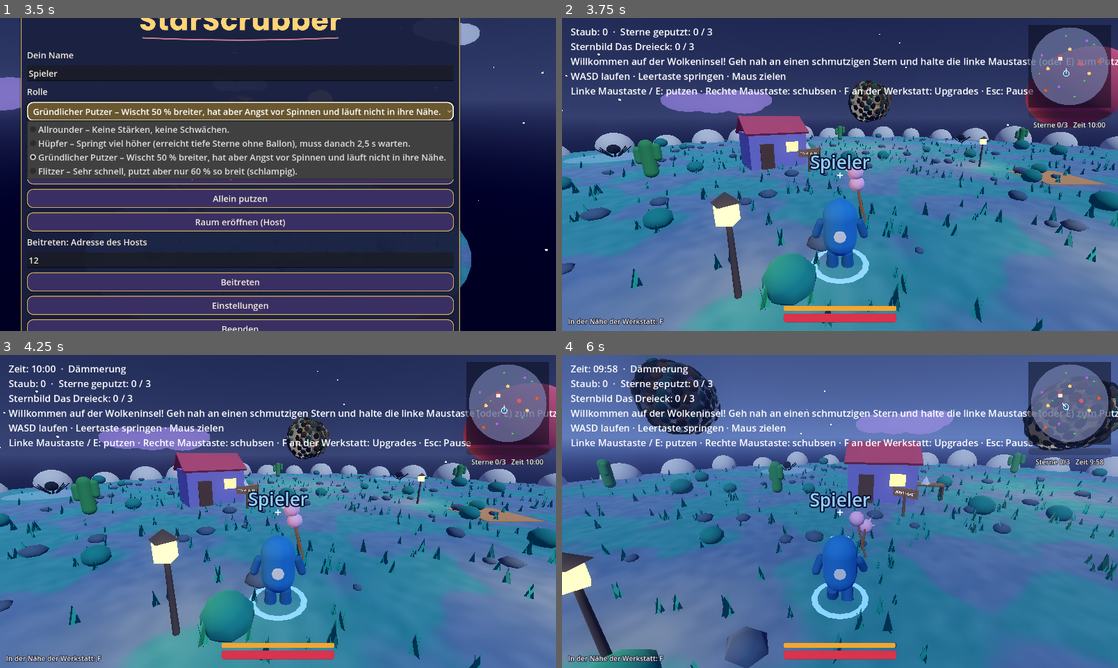
Above: before the commit, frames 1-4 (two rows, left to right).
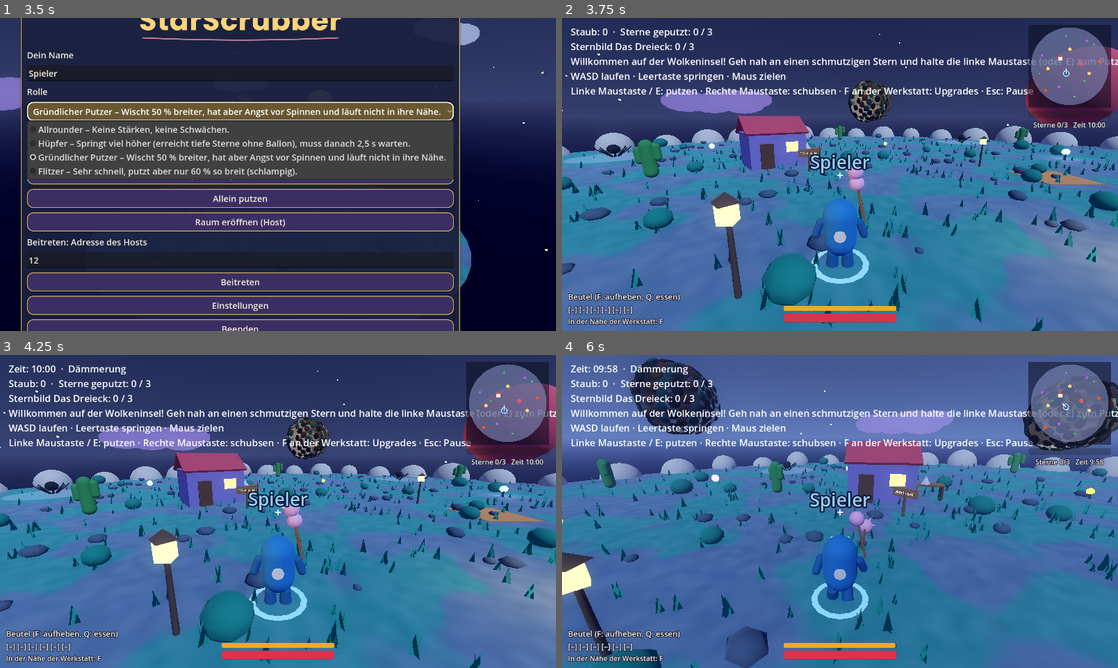
Above: after the commit, the same moments.

Repository: ClaudeAIDriven/sternenhausmeister
Game: Godot game, scene res://main.tscn
The game is run twice, just before and just after one commit, with the same random seed, the same clock (stepped at 60 frames per second) and the same inputs.
Inputs (mouse positions are in pixels of both pictures, inside the frame that each line leads up to):
- Up to frame 1 (3.5 s): click (239, 259) at 0.52 s; type "12" at 0.6 s; click "Allrounder – Keine Stärken, k…" at 1.25 s; click "Standard" at 2 s; click "Gründlicher Putzer – Wischt 5…" at 2.75 s
- Up to frame 2 (3.75 s): click "Allein putzen" at 3.5 s
- Up to frame 3 (4.25 s): no input
- Up to frame 4 (6 s): tap Enter at 4.25 s; move the mouse to (962, 495) at 4.27 s; press the mouse at (962, 495) at 4.28 s; hold D (move_right) 4.28-5.03 s; tap Space (jump) at 4.52, 5.27 s; tap F at 4.55, 5.1 s; move the mouse to (812, 511) at 5.02 s; release the mouse at (812, 511) at 5.03 s; hold W (move_forward) from 5.03 s (still down); click (812, 511) at 5.17 s; tap Q at 5.3, 5.85 s; move the mouse to (851, 505) at 5.77 s; press the mouse at (851, 505) at 5.78 s

Frame 1 is identical in both runs. In frame 2, 7.0% of the frame differs, in the area x 1-96%, y 39-100%; in frame 3, 7.1%; in frame 4, 7.2%, in the area x 0-100%, y 35-100%.

Commit message:
G-22: Früchte finden und Beutel
Co-Authored-By: Claude Sonnet 5.5 <noreply@anthropic.com>
Claude-Session: https://claude.ai/code/session_01UX1Hctu9R5SRB8V8tMhkJh

Diff:
--- a/TASKS/tasks.json
+++ b/TASKS/tasks.json
@@ -1422,7 +1422,7 @@
    "G-21"
   ],
   "size": "M",
-  "status": "open",
+  "status": "done",
   "goal": "Sträucher und Bäume tragen Sternbeeren, Mondäpfel und Wolkenpilze (wachsen nach 90 s nach). Aufheben mit F, 6 Inventarplätze, Essen mit Q. Leuchten leicht, damit man sie nachts findet.",
   "files": [
    "fruit.gd",
--- /dev/null
+++ b/fruit.gd
@@ -0,0 +1,74 @@
+class_name Fruit
+extends Node3D
+## G-22: Eine Frucht an einem Strauch/Baum. Leuchtet leicht, damit man sie nachts findet. Wächst nach REGROW Sekunden nach.
+## Der Host entscheidet, wer sie bekommt (World); hier steckt nur Aussehen und Nachwachs-Zeit.
+
+const REGROW := 90.0
+const KINDS := {
+	"sternbeere": {"name": "Sternbeere", "food": 15.0, "color": Color(1.0, 0.8, 0.25), "size": 0.2},
+	"mondapfel": {"name": "Mondapfel", "food": 30.0, "color": Color(0.7, 0.85, 1.0), "size": 0.28},
+	"wolkenpilz": {"name": "Wolkenpilz", "food": 45.0, "color": Color(0.95, 0.7, 0.95), "size": 0.3},
+}
+
+var kind := "sternbeere"
+var available := true
+var regrow_left := 0.0
+var _body: MeshInstance3D
+var _light: OmniLight3D
+
+
+static func food_value(k: String) -> float:
+	return float(KINDS.get(k, {}).get("food", 0.0))
+
+
+static func display_name(k: String) -> String:
+	return str(KINDS.get(k, {}).get("name", k))
+
+
+func _ready() -> void:
+	var d: Dictionary = KINDS.get(kind, KINDS["sternbeere"])
+	var m := StandardMaterial3D.new()
+	m.albedo_color = d["color"]
+	m.emission_enabled = true
+	m.emission = d["color"]
+	m.emission_energy_multiplier = 1.2
+	var s := SphereMesh.new()
+	s.radius = float(d["size"])
+	s.height = float(d["size"]) * 2.0
+	s.radial_segments = 10
+	s.rings = 6
+	_body = MeshInstance3D.new()
+	_body.mesh = s
+	_body.material_override = m
+	_body.position.y = 0.6
+	add_child(_body)
+	_light = OmniLight3D.new()
+	_light.light_color = d["color"]
+	_light.omni_range = 4.0
+	_light.light_energy = 0.5
+	_light.position.y = 0.6
+	add_child(_light)
+	_apply()
+
+
+func set_available(on: bool) -> void:
+	available = on
+	regrow_left = 0.0 if on else REGROW
+	_apply()
+
+
+## Host: Zeit weiterlaufen lassen. Gibt true zurück, wenn die Frucht in diesem Schritt nachgewachsen ist.
+func tick(delta: float) -> bool:
+	if available:
+		return false
+	regrow_left = maxf(regrow_left - delta, 0.0)
+	if regrow_left <= 0.0:
+		set_available(true)
+		return true
+	return false
+
+
+func _apply() -> void:
+	if _body != null:
+		_body.visible = available
+		_light.visible = available
--- a/hud.gd
+++ b/hud.gd
@@ -13,6 +13,10 @@
 var _puzzle_msg := ""    # Hinweis nach falscher Reihenfolge / Lösung
 var _puzzle_msg_left := 0.0
 var _since_refresh := 0.0
+var _inv_label: Label    # G-22: Beutel unten links, 6 Plätze
+var _msg_label: Label    # G-22: kurze Frucht-Meldung
+var _msg_left := 0.0
+var _world: World
 
 
 func _ready() -> void:
@@ -26,6 +30,23 @@
 	cross.set_anchors_preset(Control.PRESET_CENTER)
 	cross.position = Vector2(-8, -18)
 	add_child(cross)
+	_inv_label = Label.new()
+	_inv_label.set_anchors_preset(Control.PRESET_BOTTOM_LEFT)
+	_inv_label.offset_left = 14
+	_inv_label.offset_top = -92
+	_inv_label.add_theme_font_size_override("font_size", 18)
+	_inv_label.add_theme_color_override("font_color", Palette.UI_IVORY)
+	_inv_label.add_theme_color_override("font_outline_color", Palette.UI_PANEL)
+	_inv_label.add_theme_constant_override("outline_size", 6)
+	add_child(_inv_label)
+	_msg_label = Label.new()
+	_msg_label.set_anchors_preset(Control.PRESET_CENTER_BOTTOM)
+	_msg_label.grow_horizontal = Control.GROW_DIRECTION_BOTH
+	_msg_label.offset_top = -150
+	_msg_label.add_theme_color_override("font_color", Palette.STAR_GOLD)
+	_msg_label.add_theme_color_override("font_outline_color", Palette.UI_PANEL)
+	_msg_label.add_theme_constant_override("outline_size", 6)
+	add_child(_msg_label)
 	GameState.dust_changed.connect(func(_a): refresh())
 	GameState.phase_changed.connect(func(_p): refresh())
 	NetworkManager.players_changed.connect(refresh)
@@ -60,7 +81,34 @@
 	return _label.text if _label else ""
 
 
+## G-22: Beutel und Meldungen einer Welt anzeigen (wird in _process automatisch gesucht, wenn nicht gesetzt).
+func bind_world(w: World) -> void:
+	_world = w
+	w.fruit_message.connect(func(t: String):
+		_msg_label.text = t
+		_msg_left = 3.0)
+
+
+## Beutel als Text: "Beutel (F aufheben, Q essen): [Sternbeere] [-] ..."
+func inventory_text() -> String:
+	if _world == null:
+		return ""
+	var parts: Array[String] = []
+	for i in Inventory.SLOTS:
+		parts.append("[%s]" % (Fruit.display_name(_world.inventory.items[i]) if i < _world.inventory.items.size() else "–"))
+	return "Beutel (F: aufheben, Q: essen)\n" + " ".join(parts)
+
+
 func _process(delta: float) -> void:
+	if _world == null and get_tree() != null:
+		var w := get_tree().root.find_child("World", true, false) as World
+		if w != null:
+			bind_world(w)
+	if _msg_left > 0.0:
+		_msg_left -= delta
+		if _msg_left <= 0.0:
+			_msg_label.text = ""
+	_inv_label.text = inventory_text()
 	_since_refresh += delta
 	if _puzzle_msg_left > 0.0:
 		_puzzle_msg_left -= delta
--- /dev/null
+++ b/inventory.gd
@@ -0,0 +1,32 @@
+class_name Inventory
+extends RefCounted
+## G-22: Sechs Plätze für Früchte (nur lokal beim Spieler). Q isst die vorderste Frucht und füllt die Sättigung (Food, G-21).
+
+signal changed
+
+const SLOTS := 6
+
+var items: Array[String] = []
+
+
+func is_full() -> bool:
+	return items.size() >= SLOTS
+
+
+func add(kind: String) -> bool:
+	if is_full() or not Fruit.KINDS.has(kind):
+		return false
+	items.append(kind)
+	changed.emit()
+	return true
+
+
+## Isst die Frucht auf Platz `slot` (Standard: vorderste). Gibt die gegessene Sorte zurück, "" wenn nichts da war.
+func eat(food: Food, slot: int = 0) -> String:
+	if slot < 0 or slot >= items.size() or food == null:
+		return ""
+	var kind := items[slot]
+	items.remove_at(slot)
+	food.feed(Fruit.food_value(kind))
+	changed.emit()
+	return kind
--- /dev/null
+++ b/tests/net_fruit.gd
@@ -0,0 +1,37 @@
+extends SceneTree
+## Test G-22 (Netz): Zwei Clients greifen gleichzeitig dieselbe Frucht -> nur einer bekommt sie; alle sehen sie verschwunden.
+## Argumente: host|a|b PORT
+var started := false
+var role := ""
+var t := 0.0
+var world
+var nm
+var tried := false
+
+func _start() -> void:
+	nm = root.get_node("NetworkManager")
+	nm.drones_enabled = false
+	nm.use_upnp = false
+	root.get_node("GameState").player_count = 1
+	world = load("res://world.gd").new()
+	root.add_child(world)
+	var a := OS.get_cmdline_user_args()
+	role = a[0]
+	var e: int = nm.host(int(a[1]), "Host") if role == "host" else nm.join("127.0.0.1", int(a[1]), role)
+	if e != OK:
+		print("NETZ ", role, " FAIL err=", e); quit(1)
+
+func _process(delta: float) -> bool:
+	if not started:
+		started = true; _start(); return false
+	t += delta
+	if role != "host" and not tried and nm.players.size() >= 3 and t > 3.0:
+		tried = true
+		world.try_pick(world.fruits[0].global_position)
+	if t > 7.0:
+		var gone: bool = not world.fruits[0].available
+		var items: int = world.inventory.items.size()
+		var host_ok: bool = role != "host" or world.pick_log.size() == 1
+		print("NETZ ", role, (" OK" if gone and host_ok else " FAIL"), " items=", items, " gone=", gone, " log=", world.pick_log.size())
+		quit(0 if gone and host_ok else 1)
+	return false
--- /dev/null
+++ b/tests/test_fruit.gd
@@ -0,0 +1,54 @@
+extends SceneTree
+## Test G-22: Früchte aufheben (nur einmal), Beutel mit 6 Plätzen, Essen füllt die Sättigung, Nachwachsen nach 90 s, HUD-Text.
+var frames := 0
+
+func _process(_d: float) -> bool:
+	frames += 1
+	if frames < 3:
+		return false
+	var ok := true
+	var w = load("res://world.gd").new()
+	root.add_child(w)
+	ok = ok and w.fruits.size() == 9 and w.inventory.items.is_empty()
+	var pos: Vector3 = w.fruits[0].global_position
+	# zu weit weg: nichts
+	ok = ok and w.try_pick(pos + Vector3(10, 0, 0)) == -1
+	# Aufheben
+	ok = ok and w.try_pick(pos + Vector3(1, 0, 0)) == 0 and not w.fruits[0].available
+	ok = ok and w.inventory.items == ["sternbeere"]
+	# zweites Mal: dieselbe Frucht gibt es nicht mehr
+	ok = ok and w.try_pick(pos) == -1 and w.inventory.items.size() == 1
+	# Essen füllt die Leiste
+	var p = load("res://player.gd").new()
+	p.name = "1"
+	root.add_child(p)
+	p.food.value = 40.0
+	ok = ok and w.eat_fruit(p) == "sternbeere" and is_equal_approx(p.food.value, 55.0) and w.inventory.items.is_empty()
+	ok = ok and w.eat_fruit(p) == ""   # nichts mehr da
+	# Nachwachsen
+	w.fruits[0].tick(89.0)
+	ok = ok and not w.fruits[0].available
+	ok = ok and w.fruits[0].tick(1.5) and w.fruits[0].available
+	# Beutel voll nach 6 Früchten, siebte bleibt liegen
+	var count := 0
+	for i in w.fruits.size():
+		p.global_position = w.fruits[i].global_position
+		if w.try_pick(w.fruits[i].global_position) >= 0 and not w.fruits[i].available:
+			count += 1
+	ok = ok and w.inventory.is_full() and w.inventory.items.size() == 6 and count == 6
+	var left := 0
+	for f in w.fruits:
+		if f.available:
+			left += 1
+	ok = ok and left == 3
+	# Sorten füllen unterschiedlich
+	ok = ok and Fruit.food_value("sternbeere") < Fruit.food_value("mondapfel") and Fruit.food_value("mondapfel") < Fruit.food_value("wolkenpilz")
+	ok = ok and not w.inventory.add("gibt_es_nicht")
+	# HUD
+	var hud = load("res://hud.gd").new()
+	root.add_child(hud)
+	hud.bind_world(w)
+	ok = ok and hud.inventory_text().contains("Beutel") and hud.inventory_text().contains("Sternbeere")
+	print("TEST_FRUIT OK" if ok else "TEST_FRUIT FAIL")
+	quit(0 if ok else 1)
+	return true
--- a/world.gd
+++ b/world.gd
@@ -50,6 +50,19 @@
 
 var stars: Array[Star] = []
 
+## G-22: Früchte an festen Plätzen (bei allen gleich), Aufheben mit F, Essen mit Q. Der Host entscheidet, wer eine Frucht bekommt.
+const FRUIT_SPOTS := [
+	[Vector3(12, 0, 10), "sternbeere"], [Vector3(-14, 0, 8), "sternbeere"], [Vector3(2, 0, -14), "sternbeere"],
+	[Vector3(16, 0, -8), "mondapfel"], [Vector3(-16, 0, -12), "mondapfel"], [Vector3(-4, 0, 16), "mondapfel"],
+	[Vector3(20, 0, 3), "wolkenpilz"], [Vector3(-20, 0, 0), "wolkenpilz"], [Vector3(6, 0, 22), "wolkenpilz"]]
+const FRUIT_RANGE := 2.5
+signal fruit_picked(kind: String)    # eine Frucht liegt jetzt im eigenen Inventar
+signal fruit_eaten(kind: String)
+signal fruit_message(text: String)
+var fruits: Array[Fruit] = []
+var inventory := Inventory.new()
+var pick_log: Array = []             # Host: wer hat welche Frucht bekommen (für Tests)
+
 ## G-15: Sternschnuppen-Treffer bringen wenige Flecken auf einen geputzten Stern zurück (nur Host entscheidet, wird synchronisiert).
 ## Zen (`zen = true`) schaltet das ab. Beim erneuten Putzen zählt der Stern nicht noch einmal fürs Sternbild/den Team-Bonus.
 const METEOR_SPOTS_MIN := 3
@@ -65,6 +78,7 @@
 
 func _ready() -> void:
 	_build_island()
+	_build_fruits()
 	_build_stars(star_count_for(_player_count()))
 	GameState.player_count_changed.connect(func(_n): _rescale())
 	NetworkManager.players_changed.connect(_rescale)
@@ -135,6 +149,10 @@
 	_rpc_layout.rpc_id(peer, stars.size())   # zuerst das Layout, dann die entfernten Flecken
 	if puzzle != null:
 		_rpc_puzzle.rpc_id(peer, puzzle.done, puzzle.is_solved, [])
+	var avail: Array = []
+	for f in fruits:
+		avail.append(f.available)
+	_rpc_fruit_state.rpc_id(peer, avail)
 	for i in stars.size():
 		if not stars[i].removed_ids.is_empty():
 			_rpc_removed.rpc_id(peer, i, stars[i].removed_ids)
@@ -501,3 +519,137 @@
 func attach_weather(w: Weather) -> void:
 	w.meteor_strike.connect(func(i: int): meteor_strike(i))
 	zen = w.cosmetic
+
+
+# ---------------------------------------------------------------- Früchte (G-22)
+
+func _build_fruits() -> void:
+	for spot in FRUIT_SPOTS:
+		var f := Fruit.new()
+		f.kind = spot[1]
+		f.position = spot[0]
+		add_child(f)
+		fruits.append(f)
+
+
+## Index der nächsten verfügbaren Frucht in Reichweite um `pos` (-1: keine).
+func nearest_fruit(pos: Vector3) -> int:
+	var best := -1
+	var best_d := FRUIT_RANGE
+	for i in fruits.size():
+		if not fruits[i].available:
+			continue
+		var d := Vector2(fruits[i].global_position.x - pos.x, fruits[i].global_position.z - pos.z).length()
+		if d < best_d:
+			best_d = d
+			best = i
+	return best
+
+
+## Frucht aufheben (Taste F). Gibt den Index der angefragten Frucht zurück (-1: nichts in Reichweite oder Inventar voll).
+## Online fragen Clients den Host; ob sie die Frucht wirklich bekommen, entscheidet der Host.
+func try_pick(pos: Vector3) -> int:
+	var idx := nearest_fruit(pos)
+	if idx < 0:
+		return -1
+	if inventory.is_full():
+		fruit_message.emit("Dein Beutel ist voll (6 Plätze). Iss mit Q etwas.")
+		return -1
+	if NetworkManager.is_online() and not multiplayer.is_server():
+		_rpc_pick.rpc_id(1, idx)
+		return idx
+	_pick_authoritative(idx, NetworkManager.my_id())
+	return idx
+
+
+func _pick_authoritative(idx: int, who: int) -> bool:
+	if idx < 0 or idx >= fruits.size() or not fruits[idx].available:
+		return false
+	var node := _player_node(who)
+	if node != null and Vector2(node.global_position.x - fruits[idx].global_position.x, node.global_position.z - fruits[idx].global_position.z).length() > FRUIT_RANGE + 2.0:
+		return false   # zu weit weg (Schummelschutz, großzügig wegen Verzögerung)
+	var kind := fruits[idx].kind
+	fruits[idx].set_available(false)
+	pick_log.append([who, idx])
+	if NetworkManager.is_online():
+		_rpc_fruit.rpc(idx, false)
+	if who == NetworkManager.my_id() or not NetworkManager.is_online():
+		_receive_fruit(kind)
+	else:
+		_rpc_give.rpc_id(who, kind)
+	return true
+
+
+func _player_node(who: int) -> Node3D:
+	for n in get_tree().get_nodes_in_group("players"):
+		if str(n.name) == str(who):
+			return n as Node3D
+	return null
+
+
+func _receive_fruit(kind: String) -> void:
+	if inventory.add(kind):
+		fruit_picked.emit(kind)
+		fruit_message.emit("%s eingesammelt (Q: essen)" % Fruit.display_name(kind))
+
+
+@rpc("any_peer", "call_remote", "reliable")
+func _rpc_pick(idx: int) -> void:
+	if multiplayer.is_server():
+		_pick_authoritative(idx, multiplayer.get_remote_sender_id())
+
+
+@rpc("authority", "call_remote", "reliable")
+func _rpc_give(kind: String) -> void:
+	_receive_fruit(kind)
+
+
+@rpc("authority", "call_remote", "reliable")
+func _rpc_fruit(idx: int, available: bool) -> void:
+	if idx >= 0 and idx < fruits.size():
+		fruits[idx].set_available(available)
+
+
+@rpc("authority", "call_remote", "reliable")
+func _rpc_fruit_state(avail: Array) -> void:
+	for i in mini(avail.size(), fruits.size()):
+		fruits[i].set_available(bool(avail[i]))
+
+
+## Essen (Taste Q): die vorderste Frucht füllt die Sättigung des eigenen Spielers.
+func eat_fruit(player: Player) -> String:
+	if player == null:
+		return ""
+	var kind := inventory.eat(player.food)
+	if kind != "":
+		fruit_eaten.emit(kind)
+		fruit_message.emit("%s gegessen" % Fruit.display_name(kind))
+	return kind
+
+
+func _local_player() -> Player:
+	for n in get_tree().get_nodes_in_group("players"):
+		var p := n as Player
+		if p != null and p.is_multiplayer_authority():
+			return p
+	return null
+
+
+func _unhandled_input(event: InputEvent) -> void:
+	if not (event is InputEventKey and event.pressed and not event.echo) or Input.mouse_mode != Input.MOUSE_MODE_CAPTURED:
+		return
+	var p := _local_player()
+	if p == null or p.downed:
+		return
+	if event.physical_keycode == KEY_F:
+		try_pick(p.global_position)
+	elif event.physical_keycode == KEY_Q:
+		eat_fruit(p)
+
+
+func _process(delta: float) -> void:
+	if NetworkManager.is_online() and not multiplayer.is_server():
+		return   # nur der Host lässt Früchte nachwachsen
+	for i in fruits.size():
+		if fruits[i].tick(delta) and NetworkManager.is_online():
+			_rpc_fruit.rpc(i, true)
Not shown, changed: PLAN.md
Not shown, changed: TASKS/G-22.md
Not shown, changed: TASKS/INDEX.md
Not shown, added: tools/test_netfruit.sh
